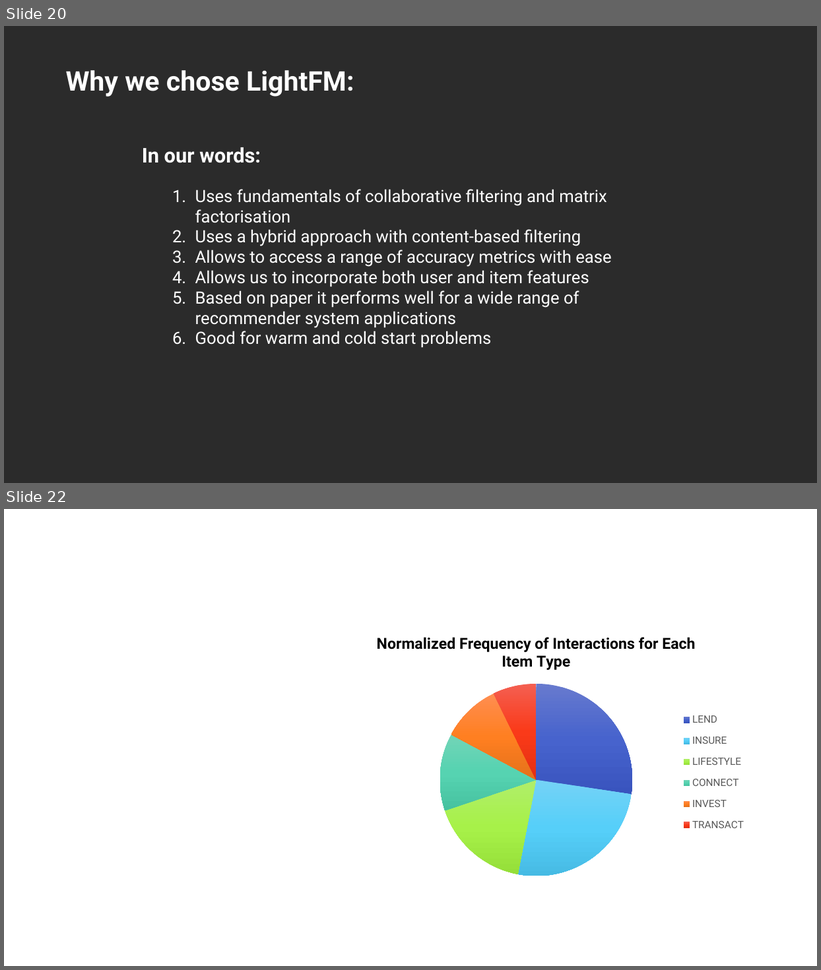
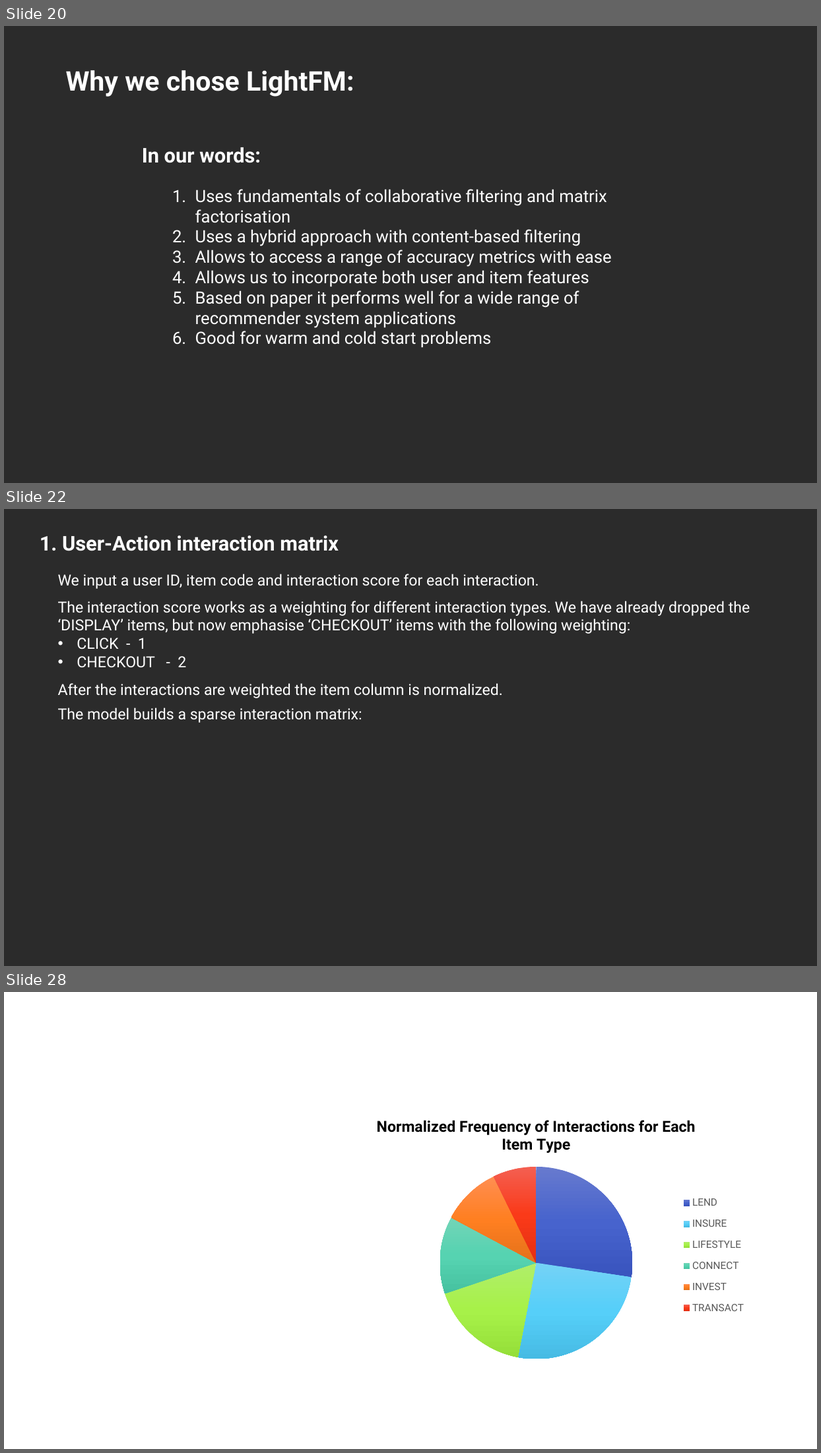
Before and after one commit to lizesteyn/FNBdataquest, a slide deck: Presentation1.pptx. Shown one above the other, each under a label of ours: slides 20 and 22 before the commit, slides 20, 22 and 28 after it; the slides between them are not shown. The pictures are 821x970 and 821x1453 pixels, drawn with LibreOffice and Linux fonts; fonts in the diff are those of the drawing; background and template pictures are left out; a plain dark background stands for a picture behind light text. Boxes give left, top, right and bottom in pixels: in the first picture for what was removed or moved away, otherwise in the second. Text is boxed around its words. In the diff, an @@ line names an element or a change of style, - is before the commit and + after.

Commit message:
explaining model, presentation

```diff
--- a/Presentation1.pptx
+++ b/Presentation1.pptx
@@ slide 22 added at [4,509,817,966], background picture (left out) @@
@@ text added at [40,535,339,551], 24 pt, text #FFFFFF, bold @@
+1. User-Action interaction matrix
@@ text added at [58,574,539,589], 18 pt, text #FFFFFF @@
+We input a user ID, item code and interaction score for each interaction.
@@ text added at [58,601,750,668], 18 pt, text #FFFFFF @@
+The interaction score works as a weighting for different interaction types. We have already dropped the ‘DISPLAY’ items, but now emphasise ‘CHECKOUT’ items with the following weighting:
+• CLICK - 1
+• CHECKOUT - 2
@@ text added at [58,683,503,698], 18 pt, text #FFFFFF @@
+After the interactions are weighted the item column is normalized.
@@ text added at [58,708,362,723], 18 pt, text #FFFFFF @@
+The model builds a sparse interaction matrix:
@@ what was slide 22 is now slide 28 @@
```
Also in this commit, not shown: 5 other slides added.
